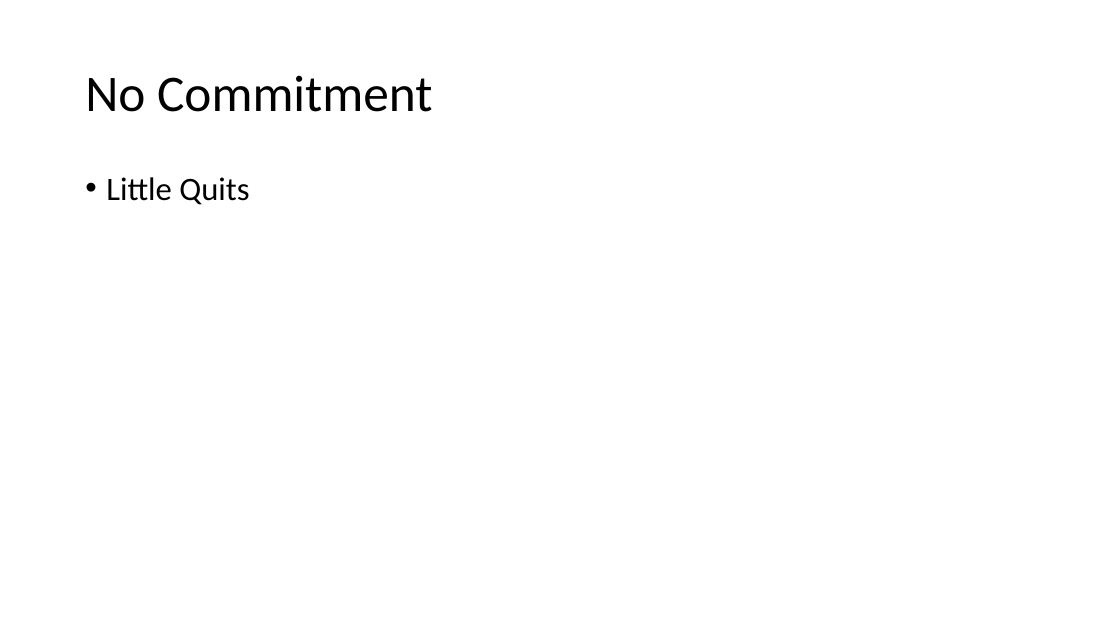
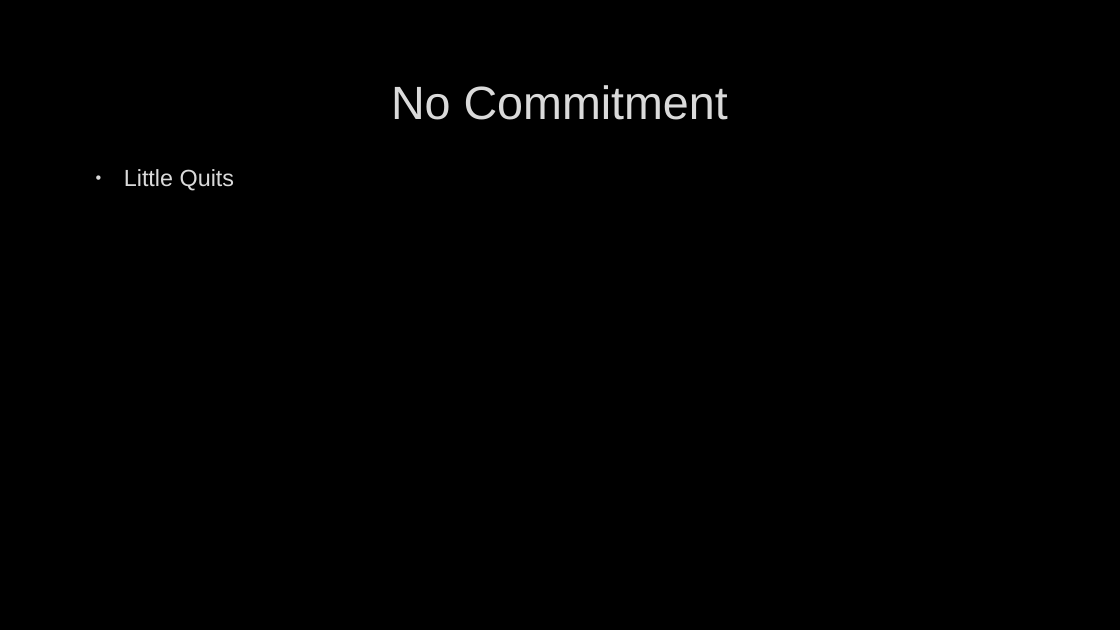
Before and after one commit to jugisahunk/presentations, a slide deck: slide 23 of tortoise-and-hare/tortoise-and-hare.pptx (slide 22 before the commit). Drawn at 1120x630 pixels with LibreOffice and Linux fonts; fonts in the diff are those of the drawing; background and template pictures are left out. Boxes give left, top, right and bottom in pixels: in the first picture for what was removed or moved away, otherwise in the second. Text is boxed around its words. In the diff, an @@ line names an element or a change of style, - is before the commit and + after.

```diff
--- a/tortoise-and-hare/tortoise-and-hare.pptx
+++ b/tortoise-and-hare/tortoise-and-hare.pptx
@@ background #FFFFFF to picture (left out) @@
@@ title "No Commitment": place and size @@
-title "No Commitment" at [85, 75, 432, 112]
+title "No Commitment" at [391, 85, 728, 120]
@@ title "No Commitment" at [391, 85, 728, 120]: size 44 to 40 pt, font Calibri to Arial, text colour #000000 to #DADADA, letter outline none to #404040 0.75 pt; alignment left to centre; line spacing 0.9 to 1 @@
@@ text "Little Quits": place and size @@
-text "Little Quits" at [106, 177, 249, 205]
+text "Little Quits" at [124, 169, 235, 191]
@@ text "Little Quits" at [124, 169, 235, 191]: size 28 to 20 pt, font Calibri to Arial, text colour #000000 to #DADADA, letter outline none to #404040 0.75 pt; indent changed; line spacing 0.9 to 1 @@
```
Also in this commit, not shown: 31 other slides changed, 3 slides added, 2 slides removed.
